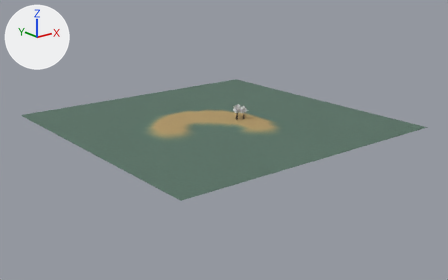
The COLLADA model island/assets/island.dae as it was, and as the next commit left it.
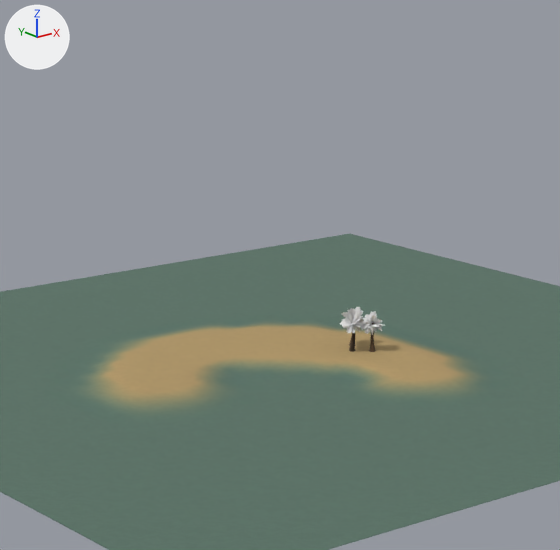
There are two pictures of each version: one whole from a 50 mm camera at (-163.0, -208.8, 74.0) aimed at (0.3, -4.6, -7.7), one close up on the part from 26% to 69% of the width and 0% to 67% of the height. The lights are fixed; the arrows at upper left show +X, +Y and +Z. Where no turn or scale is listed for an object, it has been applied to the vertices.

The scene before the commit, as lines of its bpy script (objects in view):
```python
me_plane = bpy.data.meshes.new('Plane')
me_plane.from_pydata(...)  # 4225 vertices, 8192 faces; spans x -64.0..64.0, y -64.0..64.0, z 0.0..0.6
me_plane.materials.append(mat_sand)  # picture img_sandlandplus_jpg
ob_plane = bpy.data.objects.new('Plane', me_plane)
ob_plane.location = (0.0, 0.0, 0.0)
```
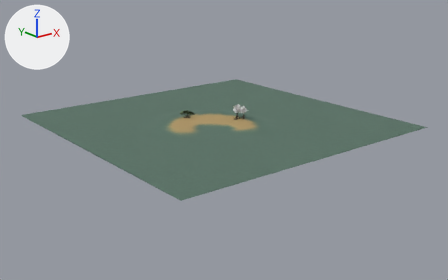
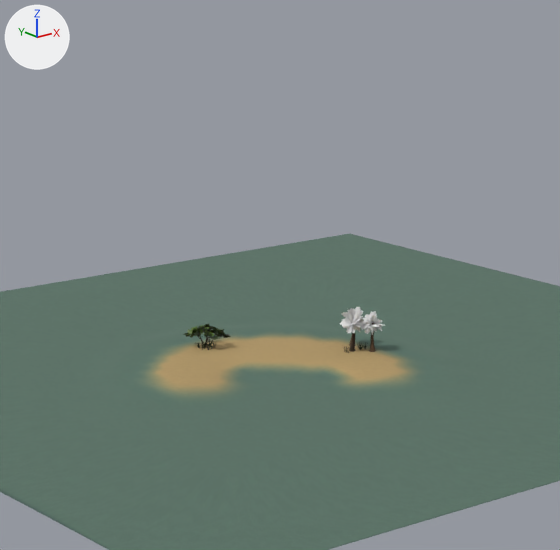
What changed in the scene script:
```text
Add img_bushleaves_jpg:
    img_bushleaves_jpg = load_image('bushLeaves.jpg', 'bushLeaves.jpg', 1024, 1024, 'sRGB')
Add img_bushbark_jpg:
    img_bushbark_jpg = load_image('bushBark.jpg', 'bushBark.jpg', 1024, 1024, 'sRGB')
Add mat_bushleaves:
    mat_bushleaves = principled_material('bushLeaves')
    mat_bushleaves.texture = img_bushleaves_jpg
    mat_bushleaves.roughness = 0.44
Add mat_bushbark:
    mat_bushbark = principled_material('bushBark')
    mat_bushbark.texture = img_bushbark_jpg
    mat_bushbark.roughness = 0.9
Change me_plane:
    where me_plane.from_pydata(...)  # 4225 vertices, 8192 faces; spans x -64.0..64.0, y -64.0..64.0, z 0.0..0.6
    used by ob_plane; location = (0.0, 0.0, 0.0)
    me_plane part 1: texture (UV) coordinates of 7279 of 8192 faces, centred in x -63.3..55.3, y -63.3..57.3, z 0.0..0.6, changed; they spanned u 0.0..0.92, v 0.02..0.94 and now span u 0.0..0.92, v 0.01..0.94
Add me_leaves:
    me_leaves.from_pydata(...)  # 1662 vertices, 1108 faces; spans x -2.99..3.02, y -3.24..3.22, z 1.47..3.6
    me_leaves.materials.append(mat_bushleaves)  # picture img_bushleaves_jpg
Add me_tree:
    me_tree.from_pydata(...)  # 1324 vertices, 2184 faces; spans x -2.14..2.19, y -2.48..2.25, z 0.0..2.93
    me_tree.materials.append(mat_bushbark)  # picture img_bushbark_jpg
Add ob_leaves:
    ob_leaves = bpy.data.objects.new('leaves', me_leaves)
    ob_leaves.location = (-8.4, 11.0, 0.4)
Add ob_tree:
    ob_tree = bpy.data.objects.new('tree', me_tree)
    ob_tree.location = (-8.4, 11.0, 0.4)
```

Where the change shows, as pixel boxes [x1, y1, x2, y2] in the close-ups (560 x 550 px):
'leaves', added: after [183, 324, 231, 339]
'tree', added: after [197, 333, 223, 347]
part 1 of me_plane, surface changed (brown to green): [0, 251, 560, 550] in both
